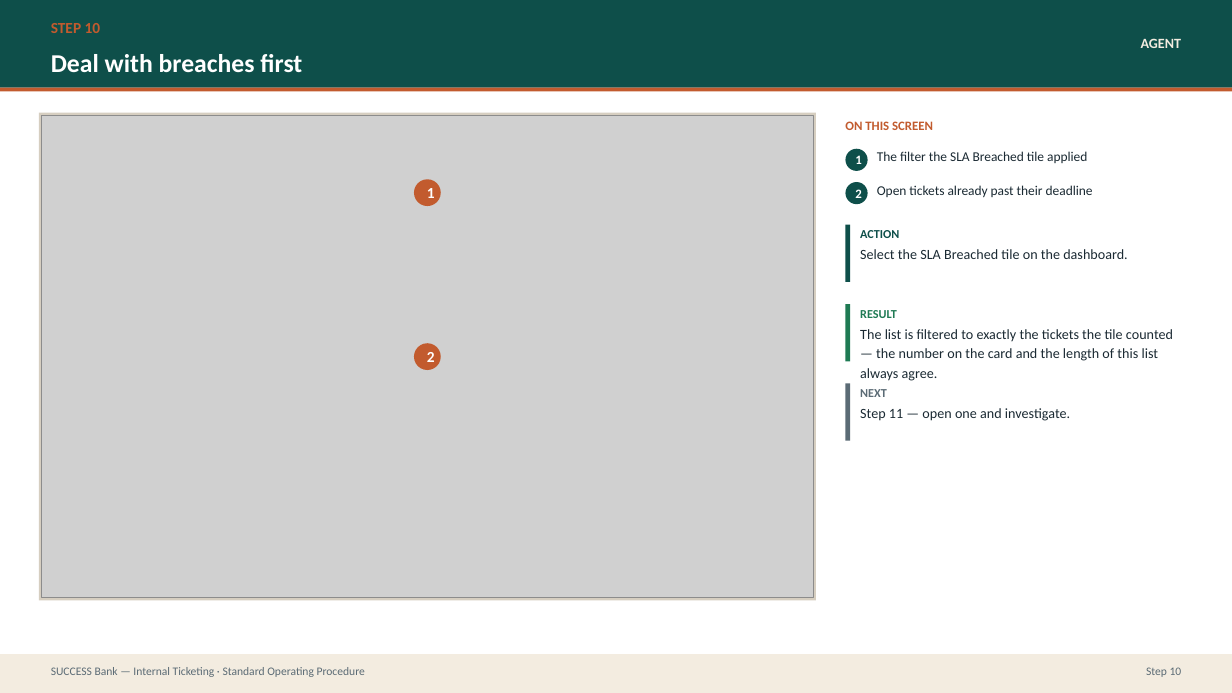
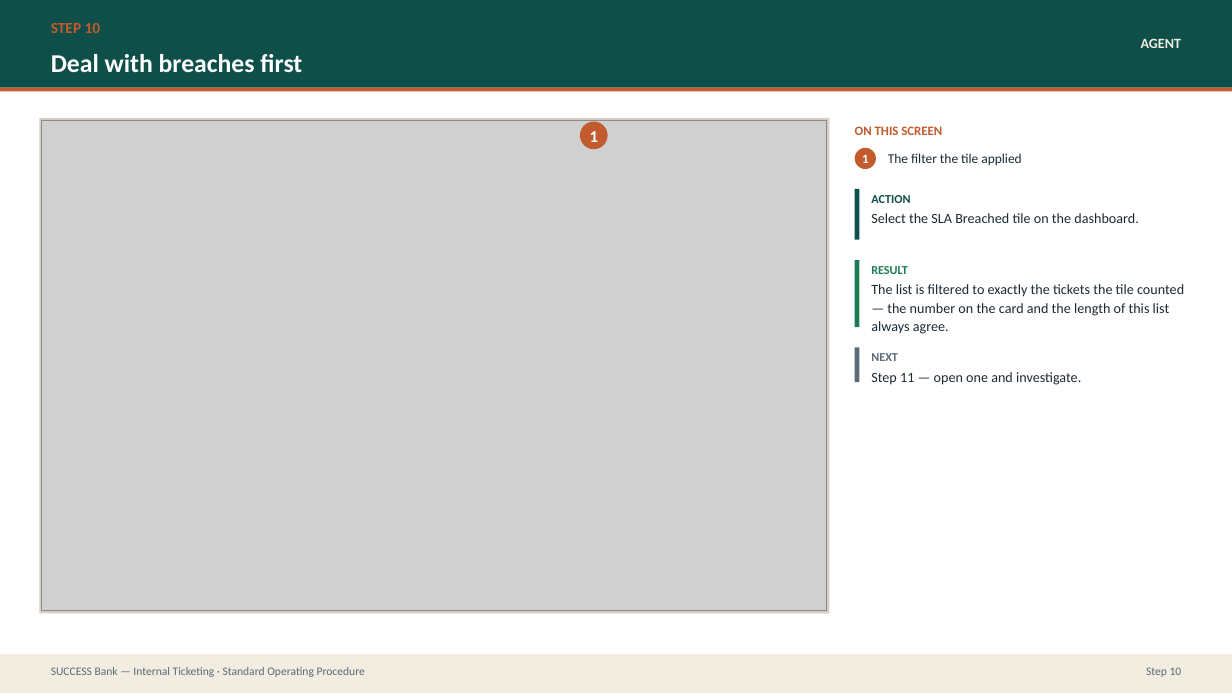
Before and after one commit to prajwal-patil-hub/Internal-Banking-Ticketing-System, a slide deck: slide 23 of docs/sop/SUCCESS-Bank-Ticketing-SOP.pptx. Drawn at 1232x693 pixels with LibreOffice and Linux fonts; fonts in the diff are those of the drawing; grey boxes stand for pictures. Boxes give left, top, right and bottom in pixels: in the first picture for what was removed or moved away, otherwise in the second. Text is boxed around its words. In the diff, an @@ line names an element or a change of style, - is before the commit and + after.

```diff
--- a/docs/sop/SUCCESS-Bank-Ticketing-SOP.pptx
+++ b/docs/sop/SUCCESS-Bank-Ticketing-SOP.pptx
@@ rectangle: place and size @@
-rectangle at (39, 113, 816, 601)
+rectangle at (39, 117, 829, 613)
@@ picture: place and size @@
-picture at (42, 116, 813, 598)
+picture at (42, 120, 827, 611)
@@ ellipse "1": place and size @@
-ellipse "1" at (414, 179, 441, 206)
+ellipse "1" at (580, 122, 608, 150)
@@ ellipse "1" at (580, 122, 608, 150): size 12 to 13 pt @@
@@ text "ON THIS SCREEN": place and size @@
-text "ON THIS SCREEN" at (845, 121, 933, 130)
+text "ON THIS SCREEN" at (855, 126, 942, 135)
@@ ellipse "1": place and size @@
-ellipse "1" at (846, 149, 868, 171)
+ellipse "1" at (855, 148, 876, 169)
@@ ellipse "1" at (855, 148, 876, 169): fill #0E4F4A to #C25B2E @@
@@ text at (888, 153, 1021, 165): text changed @@
-The filter the SLA Breached tile applied
+The filter the tile applied
@@ ellipse removed at (846, 182, 868, 204) @@
-2
@@ rectangle: place and size @@
-rectangle at (846, 225, 850, 282)
+rectangle at (855, 189, 860, 239)
@@ text "ACTION": place and size @@
-text "ACTION" at (860, 230, 899, 238)
+text "ACTION" at (871, 195, 910, 203)
@@ text "Select the SLA Breached tile ...": place and size @@
-text "Select the SLA Breached tile ..." at (860, 249, 1128, 259)
+text "Select the SLA Breached tile ..." at (871, 213, 1139, 223)
@@ text removed at (877, 185, 1093, 197) @@
-Open tickets already past their deadline
@@ rectangle: place and size @@
-rectangle at (846, 304, 850, 361)
+rectangle at (855, 260, 860, 326)
@@ text "RESULT": place and size @@
-text "RESULT" at (860, 310, 897, 318)
+text "RESULT" at (871, 266, 908, 274)
@@ text "The list is filtered to ...": place and size @@
-text "The list is filtered to ..." at (860, 329, 1173, 381)
+text "The list is filtered to ..." at (871, 284, 1184, 334)
@@ ellipse removed at (414, 343, 441, 370) @@
-2
@@ rectangle: place and size @@
-rectangle at (846, 384, 850, 441)
+rectangle at (855, 348, 860, 383)
@@ text "NEXT": place and size @@
-text "NEXT" at (860, 389, 887, 397)
+text "NEXT" at (871, 353, 898, 361)
@@ line spacing 1.15 to 1.08 in 3 elements at (871, 284, 1184, 334), (871, 213, 1139, 223), (871, 372, 1081, 385) @@
@@ text "Step 11 — open one ...": place and size @@
-text "Step 11 — open one ..." at (860, 408, 1070, 421)
+text "Step 11 — open one ..." at (871, 372, 1081, 385)
```
Also in this commit, not shown: 26 other slides changed, 30 other files.
